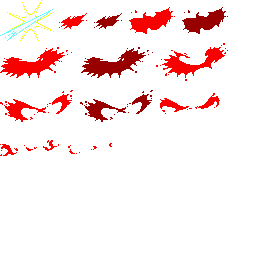
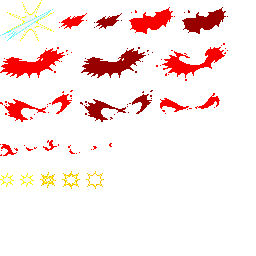
Two versions of the same layered image (256px x 256px). Layer-by-layer changes:
added layer "Capa 18" above "Capa 17" over box(0, 173, 14, 187)
added layer "Capa 17" above "Capa 16" over box(20, 173, 34, 187)
added layer "Capa 16" above "Capa 15" over box(40, 172, 56, 188)
added layer "Capa 15" above "Capa 14" over box(62, 171, 80, 189)
added layer "Capa 14" above "Capa 13" over box(86, 171, 104, 189)
